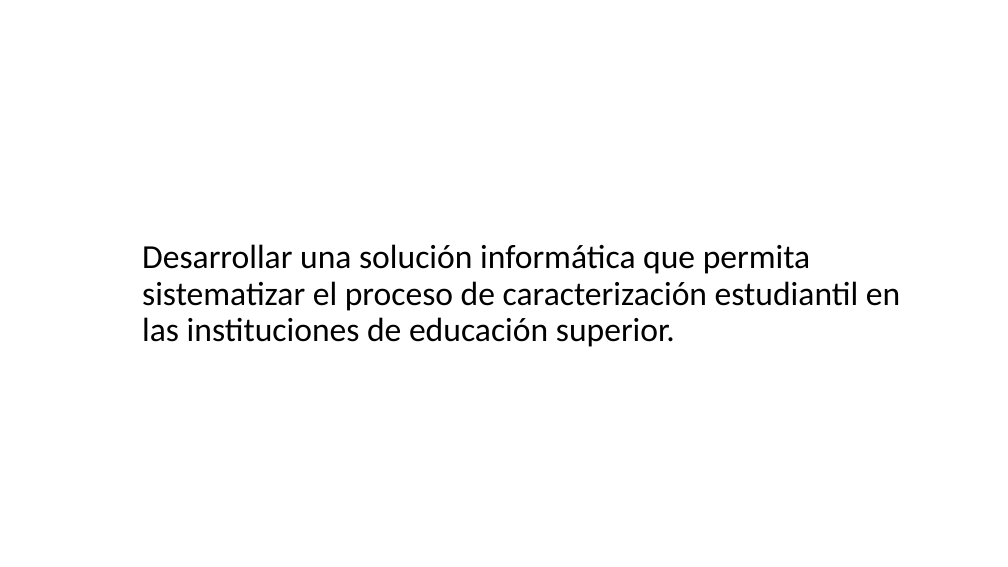
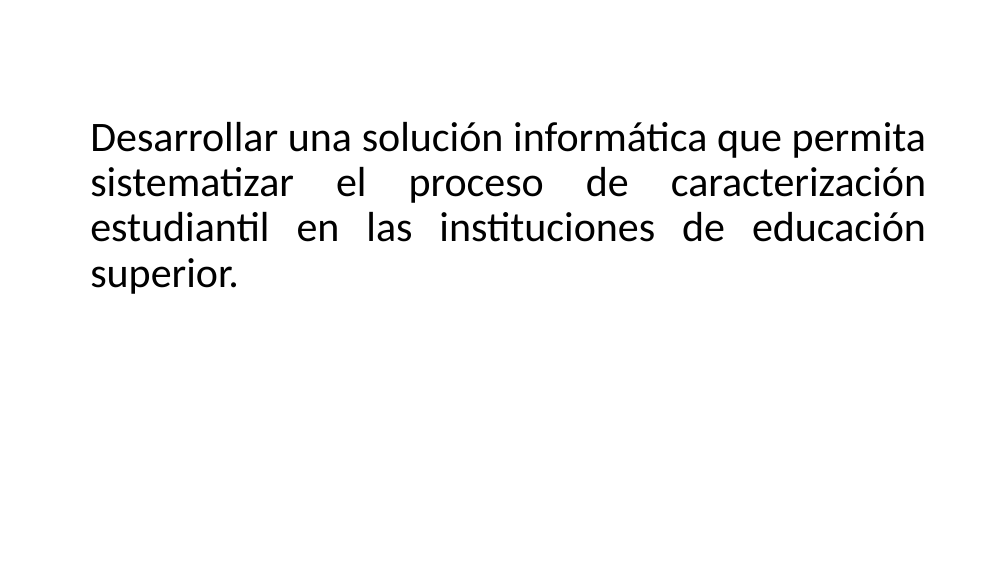
Before and after one commit to BrayanNovoa/uniminuto, a slide deck: slide 7 of expo/expo.pptx. Drawn at 1008x567 pixels with LibreOffice and Linux fonts; fonts in the diff are those of the drawing; background and template pictures are left out. Boxes give left, top, right and bottom in pixels: in the first picture for what was removed or moved away, otherwise in the second. Text is boxed around its words. In the diff, an @@ line names an element or a change of style, - is before the commit and + after.

```diff
--- a/expo/expo.pptx
+++ b/expo/expo.pptx
@@ text "Desarrollar una solución informática que ...": place and size @@
-text "Desarrollar una solución informática que ..." at [142,244,900,347]
+text "Desarrollar una solución informática que ..." at [90,122,926,294]
@@ text "Desarrollar una solución informática que ..." at [90,122,926,294]: size 32 to 40 pt; alignment left to justified @@
```
Also in this commit, not shown: 19 other slides changed, 7 slides added, 4 slides removed, 1 other file.
